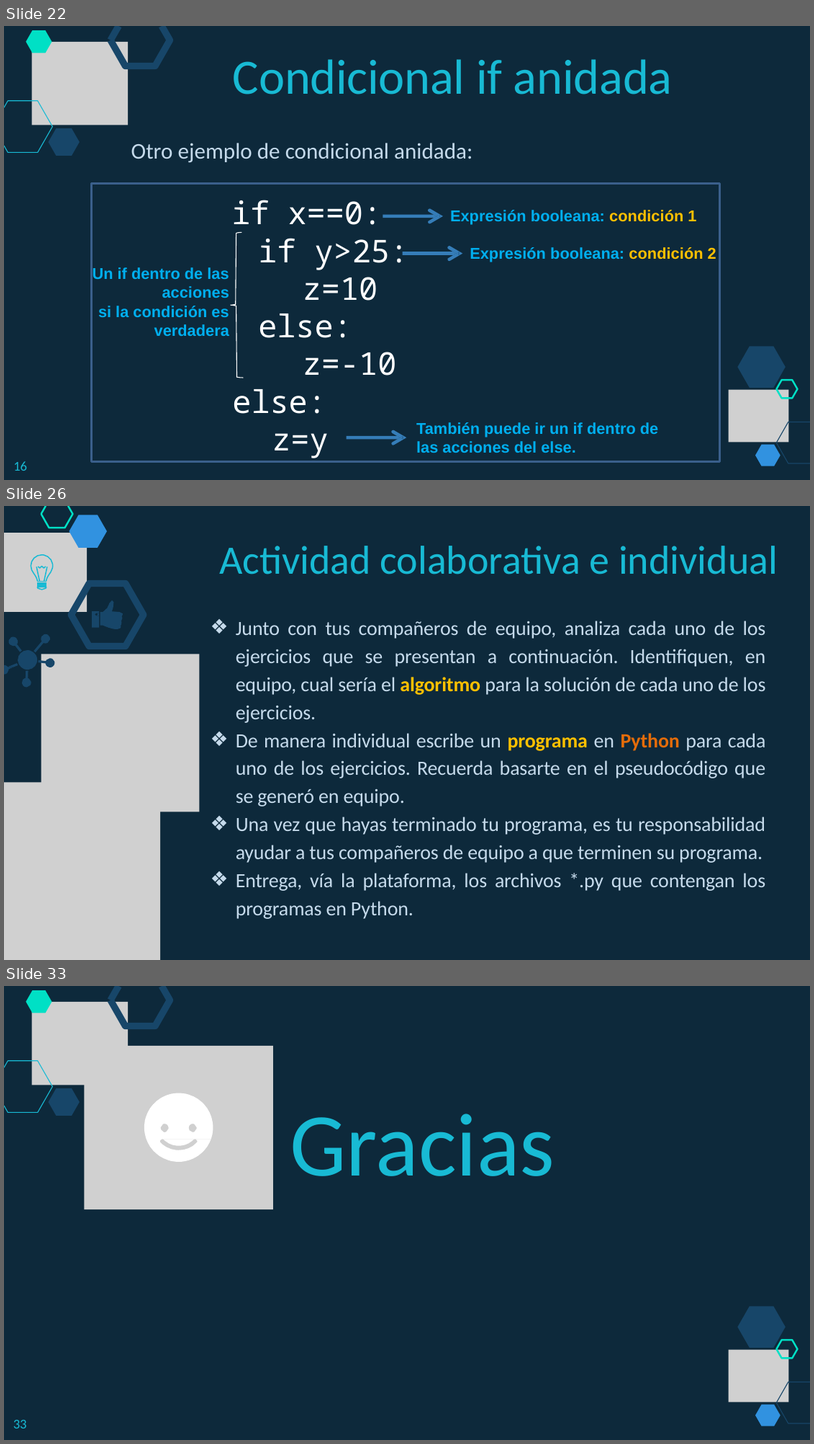
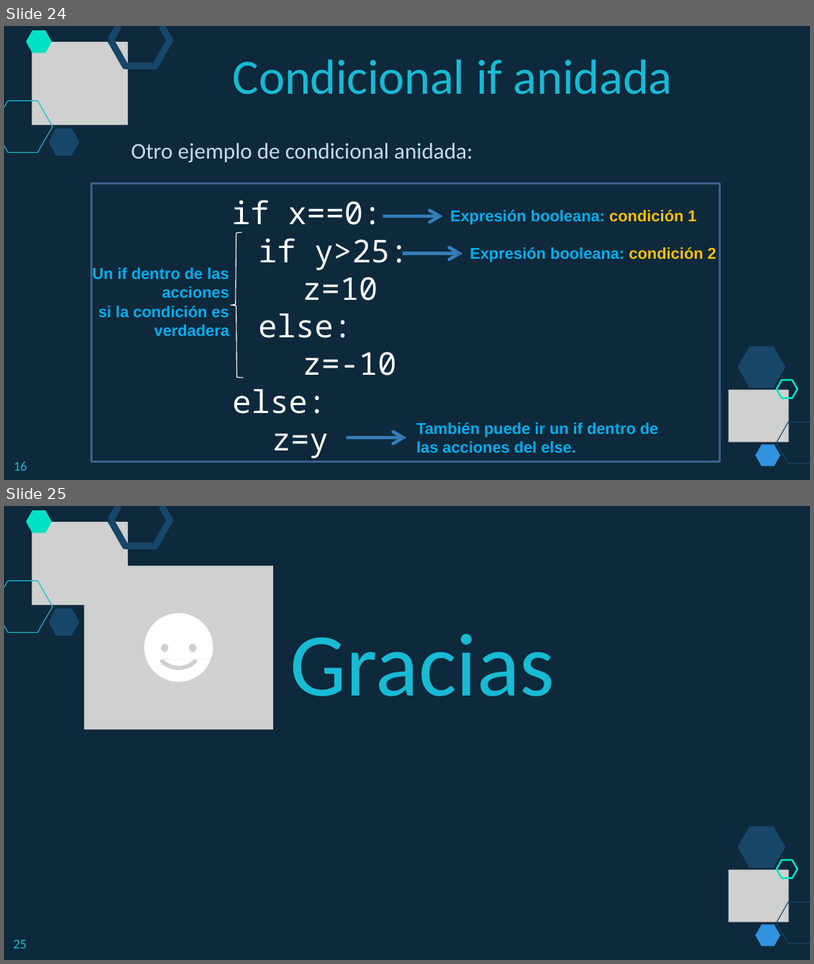
Before and after one commit to lizetheP/PensamientoC, a slide deck: calendario/documentos/4_Condicionales.pptx. Shown one above the other, each under a label of ours: slides 22, 26 and 33 before the commit, slides 24 and 25 after it; the slides between them are not shown. The pictures are 814x1444 and 814x964 pixels, drawn with LibreOffice and Linux fonts; fonts in the diff are those of the drawing; grey boxes stand for pictures. Boxes give left, top, right and bottom in pixels: in the first picture for what was removed or moved away, otherwise in the second. Text is boxed around its words. In the diff, an @@ line names an element or a change of style, - is before the commit and + after.

```diff
--- a/calendario/documentos/4_Condicionales.pptx
+++ b/calendario/documentos/4_Condicionales.pptx
@@ slide 26 removed at box(4, 506, 810, 960), background #FFFFFF; not listed: 1 template element that a slide beside it also shows @@
@@ freeform shape removed at box(41, 506, 72, 528) @@
@@ freeform shape removed at box(41, 506, 46, 514) @@
@@ freeform shape removed at box(70, 515, 107, 548) @@
@@ picture removed at box(4, 533, 87, 612) @@
@@ text removed at box(219, 546, 778, 574) @@
-Actividad colaborativa e individual
@@ freeform shape removed at box(31, 554, 52, 580) @@
@@ freeform shape removed at box(36, 566, 39, 581) @@
@@ freeform shape removed at box(38, 566, 45, 568) @@
@@ freeform shape removed at box(44, 566, 47, 581) @@
@@ freeform shape removed at box(37, 585, 46, 585) @@
@@ freeform shape removed at box(37, 587, 46, 589) @@
@@ freeform shape removed at box(37, 581, 46, 581) @@
@@ freeform shape removed at box(71, 584, 144, 646) @@
@@ freeform shape removed at box(92, 611, 99, 627) @@
@@ freeform shape removed at box(100, 600, 123, 628) @@
@@ freeform shape removed at box(34, 634, 50, 653) @@
@@ text removed at box(236, 620, 766, 919) @@
-❖ Junto con tus compañeros de equipo, analiza cada uno de los ejercicios que se presentan a continuación. Identifiquen, en equipo, cual sería el algoritmo para la solución de cada uno de los ejercicios.
-❖ De manera individual escribe un programa en Python para cada uno de los ejercicios. Recuerda basarte en el pseudocódigo que se generó en equipo.
-❖ Una vez que hayas terminado tu programa, es tu responsabilidad ayudar a tus compañeros de equipo a que terminen su programa.
-❖ Entrega, vía la plataforma, los archivos *.py que contengan los programas en Python.
@@ freeform shape removed at box(9, 636, 22, 652) @@
@@ freeform shape removed at box(18, 650, 37, 669) @@
@@ picture removed at box(41, 654, 199, 811) @@
@@ freeform shape removed at box(4, 663, 18, 674) @@
@@ freeform shape removed at box(22, 670, 31, 687) @@
@@ freeform shape removed at box(38, 659, 54, 667) @@
@@ picture removed at box(4, 782, 160, 960) @@
@@ what was slide 22 is now slide 24 @@
@@ what was slide 33 is now slide 25 @@
@@ page number at box(13, 939, 27, 948): text changed @@
-33
+25
```
Also in this commit, not shown: 6 slides changed, 7 other slides removed, 10 other files.
